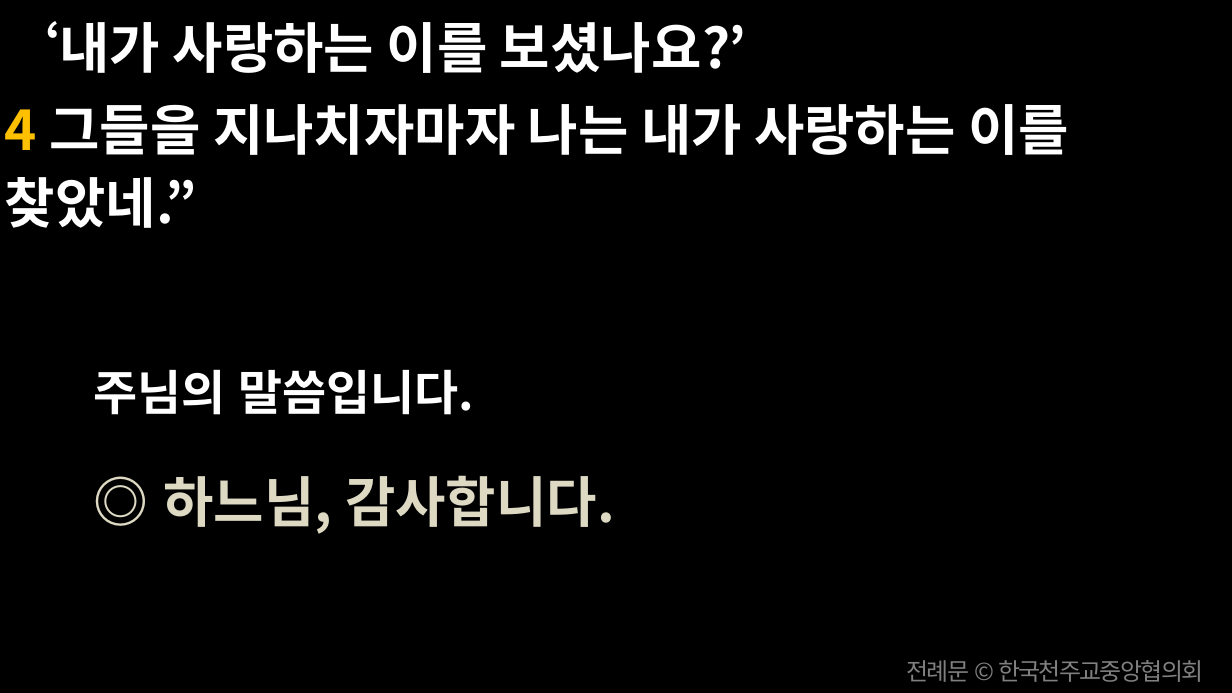
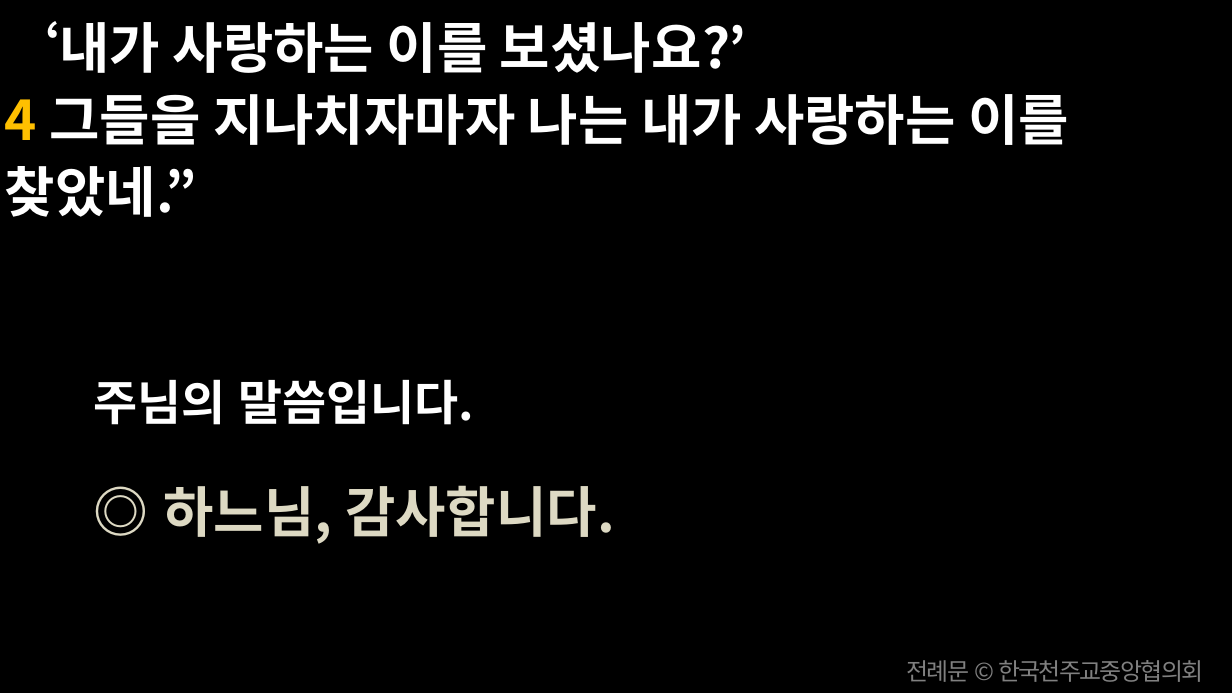
Before and after one commit to scottpark/missa_ppt, a slide deck: slide 20 of 20260722/20260722_성녀 마리아 막달레나 축일.pptx. Drawn at 1232x693 pixels with LibreOffice and Linux fonts; fonts in the diff are those of the drawing. Boxes give left, top, right and bottom in pixels: in the first picture for what was removed or moved away, otherwise in the second. Text is boxed around its words. In the diff, an @@ line names an element or a change of style, - is before the commit and + after.

```diff
--- a/20260722/20260722_성녀 마리아 막달레나 축일.pptx
+++ b/20260722/20260722_성녀 마리아 막달레나 축일.pptx
@@ text "‘내가 사랑하는 이를 보셨나요?’" at bbox=[5, 21, 1069, 217]: less space between paragraphs @@
@@ text "주님의 말씀입니다.": place and size @@
-text "주님의 말씀입니다." at bbox=[93, 369, 615, 534]
+text "주님의 말씀입니다." at bbox=[93, 379, 615, 544]
```
Also in this commit, not shown: 11 other slides changed, 9 other files.
